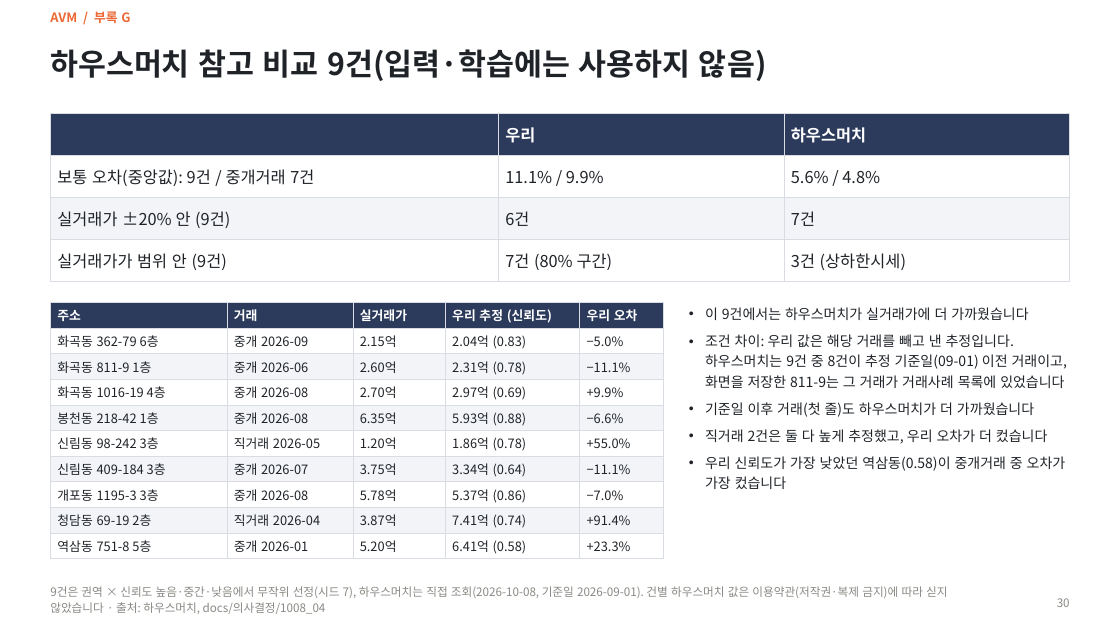
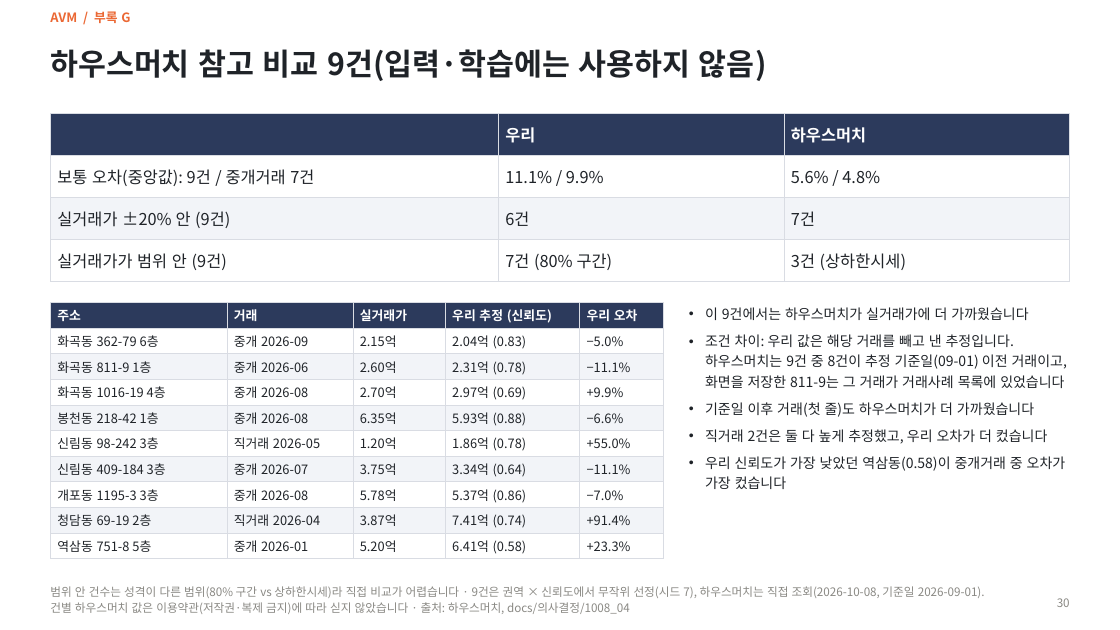
Before and after one commit to KimInSeok-DA/DA_Seoul_Villa_AVM, a slide deck: slide 30 of presentation/AVM_발표.pptx. Drawn at 1120x630 pixels with LibreOffice and Linux fonts; fonts in the diff are those of the drawing. Boxes give left, top, right and bottom in pixels: in the first picture for what was removed or moved away, otherwise in the second. Text is boxed around its words. In the diff, an @@ line names an element or a change of style, - is before the commit and + after.

```diff
--- a/presentation/AVM_발표.pptx
+++ b/presentation/AVM_발표.pptx
@@ text at [50, 586, 985, 614]: text changed @@
-9건은 권역 × 신뢰도 높음·중간·낮음에서 무작위 선정(시드 7), 하우스머치는 직접 조회(2026-10-08, 기준일 2026-09-01). 건별 하우스머치 값은 이용약관(저작권·복제 금지)에 따라 싣지 않았습니다 · 출처: 하우스머치, docs/의사결정/1008_04
+범위 안 건수는 성격이 다른 범위(80% 구간 vs 상하한시세)라 직접 비교가 어렵습니다 · 9건은 권역 × 신뢰도에서 무작위 선정(시드 7), 하우스머치는 직접 조회(2026-10-08, 기준일 2026-09-01). 건별 하우스머치 값은 이용약관(저작권·복제 금지)에 따라 싣지 않았습니다 · 출처: 하우스머치, docs/의사결정/1008_04
```
Also in this commit, not shown: 12 other slides changed, 7 other files.
